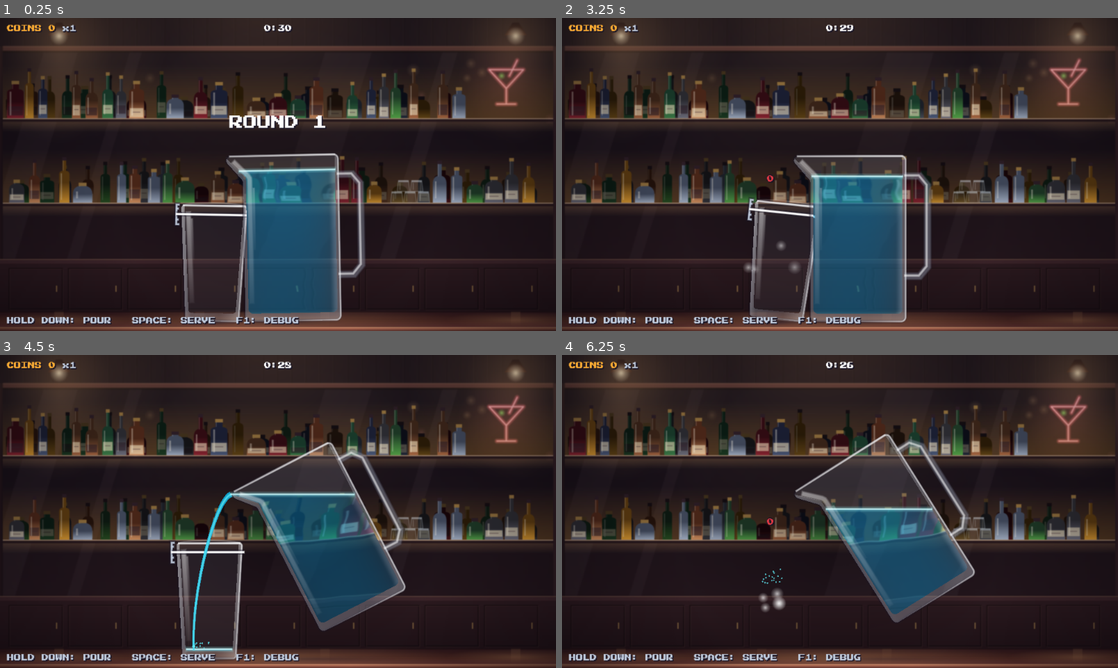
Above: before the commit, frames 1-4 (two rows, left to right).
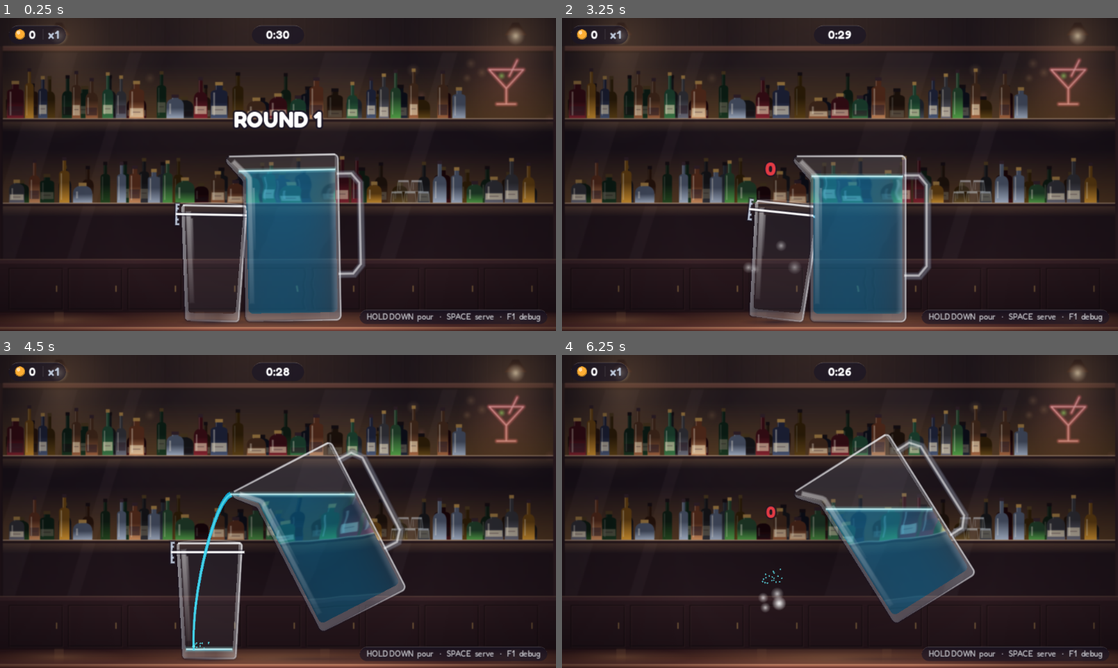
Above: after the commit, the same moments.

Repository: mihai-molnar/pour-game
Game: Godot game, scene res://main.tscn
The game is run twice, just before and just after one commit, with the same random seed, the same clock (stepped at 60 frames per second) and the same inputs.
Inputs:
- Up to frame 1 (0.25 s): no input
- Up to frame 2 (3.25 s): tap Space at 0.77, 1.52, 3.02 s; hold Down 1.28-2.03 s
- Up to frame 3 (4.5 s): hold Down from 3.53 s (still down); tap Space at 3.77 s
- Up to frame 4 (6.25 s): tap Space at 4.52, 6.02 s; release Down at 5.78 s

The runs differ from the first frame. In frame 1, 2.9% of the frame differs, in the area x 1-99%, y 2-98%; in frame 2, 2.3%; in frame 3, 2.3%; in frame 4, 2.3%.

Commit message:
feat: rounded HUD and summary in Fredoka
Co-Authored-By: Claude Opus 5.5 <noreply@anthropic.com>

Diff:
--- a/hud.gd
+++ b/hud.gd
@@ -1,22 +1,34 @@
 class_name Hud
 extends CanvasLayer
 ## Everything drawn over the game: timer, coins, streak multiplier, result
-## popups, banners, the key hint and the F1 debug readout. Purely visual — it
-## never drives game logic (its tweens only animate labels).
-
-const FONT := preload("res://fonts/PressStart2P-Regular.ttf")
+## popups, banners, the key hint and the F1 debug readout, in soft dark pills
+## set in Fredoka. Purely visual — it never drives game logic (its tweens only
+## animate labels). Laid out by hand in the 640x360 HUD space (not with
+## containers) so positions are known the moment they change.
+
+const FONT_FILE := preload("res://fonts/Fredoka.ttf")
 const SCREEN_W := 640.0
-## Press Start 2P at 8 px is monospaced: every glyph is 8 px wide.
-const CHAR_W := 8.0
+const SIZE := 14
+const HINT_SIZE := 9
+const POPUP_SIZE := 22
+const BANNER_SIZE := 26
+## Pills: top-left corner of the coin pill, their height, inner padding.
+const PILL_AT := Vector2(10, 8)
+const PILL_H := 22.0
+const PILL_PAD := 8.0
+## Gap between the coin count and the multiplier (a thin divider sits in it).
+const STREAK_GAP := 13.0
 ## Where a grown multiplier pops up before flying to the coin counter, and how big.
 const STREAK_POP_AT := Vector2(320, 64)
-const STREAK_POP_SCALE := 4.0
+const STREAK_POP_SCALE := 3.0
 ## Popup colour per scoring step; anything else (MISS, SPILL) is red.
 const BAND_COLORS := {
 	Scoring.PERFECT: Palette.GOLD,
 	Scoring.GOOD: Palette.GREEN,
 	Scoring.GOOD_ENOUGH: Palette.FROST,
 }
+
+static var _fonts := {}
 
 var root: Control
 var timer_label: Label
@@ -28,11 +40,40 @@
 var hint_label: Label
 var debug_label: Label
 
-var _streak_pos := Vector2(72, 8)  # right after "COINS 0"; set_coins keeps it there
+var _coin_pill: Panel
+var _divider: ColorRect
+var _timer_pill: Panel
+var _hint_pill: Panel
+var _streak_pos := Vector2.ZERO  # right after the coin count; set_coins keeps it there
 var _streak_mult := 1.0
 var _streak_tween: Tween
 var _shaking := false
 var _banner_tween: Tween
+
+
+## Fredoka at `weight` (it is a variable font; 300 light to 700 bold).
+static func font(weight := 600) -> FontVariation:
+	if not _fonts.has(weight):
+		var f := FontVariation.new()
+		f.base_font = FONT_FILE
+		f.variation_opentype = {TextServerManager.get_primary_interface().name_to_tag("wght"): weight}
+		_fonts[weight] = f
+	return _fonts[weight]
+
+
+## The soft dark pill behind HUD text (the round summary reuses it, less round).
+static func pill_style(radius := 11) -> StyleBoxFlat:
+	var s := StyleBoxFlat.new()
+	s.bg_color = Color(Palette.INK, 0.62)
+	s.set_corner_radius_all(radius)
+	s.border_width_top = 1
+	s.border_color = Color(Palette.WHITE, 0.07)
+	s.anti_aliasing = true
+	return s
+
+
+static func text_width(text: String, size: int, weight := 600) -> float:
+	return font(weight).get_string_size(text, HORIZONTAL_ALIGNMENT_LEFT, -1, size).x
 
 
 func _ready() -> void:
@@ -40,34 +81,71 @@
 	root.set_anchors_preset(Control.PRESET_FULL_RECT)
 	root.mouse_filter = Control.MOUSE_FILTER_IGNORE
 	var theme := Theme.new()
-	theme.default_font = FONT
-	theme.default_font_size = 8
+	theme.default_font = font()
+	theme.default_font_size = SIZE
 	root.theme = theme
 	add_child(root)
-	coins_label = make_label(Vector2(8, 8), Palette.GOLD)
-	timer_label = make_label(Vector2(0, 8), Palette.WHITE)
-	timer_label.size = Vector2(SCREEN_W, 8)
+	_coin_pill = _pill(Rect2(PILL_AT, Vector2(80, PILL_H)))
+	var coin := Coin.new()
+	coin.position = PILL_AT + Vector2(PILL_PAD - 1.0, (PILL_H - 12.0) * 0.5)
+	coin.size = Vector2(12, 12)
+	root.add_child(coin)
+	coins_label = make_label(Vector2(PILL_AT.x + PILL_PAD + 15.0, PILL_AT.y), Palette.WHITE)
+	coins_label.size.y = PILL_H
+	coins_label.vertical_alignment = VERTICAL_ALIGNMENT_CENTER
+	_divider = ColorRect.new()
+	_divider.color = Color(Palette.WHITE, 0.15)
+	_divider.size = Vector2(1, PILL_H - 10.0)
+	root.add_child(_divider)
+	streak_label = make_label(Vector2.ZERO, Palette.FROST)
+	streak_label.size.y = PILL_H
+	streak_label.vertical_alignment = VERTICAL_ALIGNMENT_CENTER
+	streak_label.text = format_mult(1.0)
+	_timer_pill = _pill(Rect2(SCREEN_W * 0.5 - 30.0, PILL_AT.y, 60.0, PILL_H))
+	timer_label = make_label(_timer_pill.position, Palette.WHITE)
+	timer_label.size = _timer_pill.size
 	timer_label.horizontal_alignment = HORIZONTAL_ALIGNMENT_CENTER
-	streak_label = make_label(_streak_pos, Palette.FROST)
-	streak_label.text = format_mult(1.0)
-	banner_label = make_label(Vector2(0, 112), Palette.WHITE)
-	banner_label.size = Vector2(SCREEN_W, 16)
+	timer_label.vertical_alignment = VERTICAL_ALIGNMENT_CENTER
+	banner_label = make_label(Vector2(0, 100), Palette.WHITE)
+	banner_label.size = Vector2(SCREEN_W, 70)
 	banner_label.horizontal_alignment = HORIZONTAL_ALIGNMENT_CENTER
-	banner_label.add_theme_font_size_override("font_size", 16)
+	banner_label.add_theme_font_override("font", font(700))
+	banner_label.add_theme_font_size_override("font_size", BANNER_SIZE)
+	banner_label.add_theme_color_override("font_outline_color", Color(Palette.INK, 0.85))
+	banner_label.add_theme_constant_override("outline_size", 8)
 	banner_label.visible = false
-	hint_label = make_label(Vector2(8, 344), Palette.FROST)
-	debug_label = make_label(Vector2(8, 24), Palette.FROST)
+	_hint_pill = _pill(Rect2(SCREEN_W - PILL_AT.x - 100.0, 360.0 - 8.0 - 17.0, 100.0, 17.0))
+	hint_label = make_label(_hint_pill.position + Vector2(PILL_PAD, 0), Color(Palette.WHITE, 0.7))
+	hint_label.size.y = 17.0
+	hint_label.horizontal_alignment = HORIZONTAL_ALIGNMENT_CENTER
+	hint_label.vertical_alignment = VERTICAL_ALIGNMENT_CENTER
+	hint_label.add_theme_font_override("font", font(500))
+	hint_label.add_theme_font_size_override("font_size", HINT_SIZE)
+	debug_label = make_label(Vector2(12, 38), Palette.FROST)
+	debug_label.add_theme_font_size_override("font_size", HINT_SIZE)
 	debug_label.visible = false
+	set_coins(0)
+
+
+func _pill(rect: Rect2) -> Panel:
+	var p := Panel.new()
+	p.position = rect.position
+	p.size = rect.size
+	p.mouse_filter = Control.MOUSE_FILTER_IGNORE
+	p.add_theme_stylebox_override("panel", pill_style())
+	root.add_child(p)
+	return p
 
 
 func make_label(pos: Vector2, color: Color) -> Label:
 	var l := Label.new()
 	l.position = pos
+	l.mouse_filter = Control.MOUSE_FILTER_IGNORE
 	l.add_theme_color_override("font_color", color)
-	l.add_theme_color_override("font_shadow_color", Palette.INK)
-	l.add_theme_constant_override("shadow_offset_x", 1)
+	l.add_theme_color_override("font_shadow_color", Color(Palette.INK, 0.6))
+	l.add_theme_constant_override("shadow_offset_x", 0)
 	l.add_theme_constant_override("shadow_offset_y", 1)
-	l.add_theme_constant_override("line_spacing", 4)
+	l.add_theme_constant_override("line_spacing", 2)
 	root.add_child(l)
 	return l
 
@@ -97,10 +175,17 @@
 
 
 func set_coins(total: int) -> void:
-	coins_label.text = "COINS %d" % total
-	_streak_pos = coins_label.position + Vector2((coins_label.text.length() + 1) * CHAR_W, 0)
+	coins_label.text = str(total)
+	var count_end := coins_label.position.x + text_width(coins_label.text, SIZE)
+	_streak_pos = Vector2(count_end + STREAK_GAP, PILL_AT.y)
+	_divider.position = Vector2(count_end + STREAK_GAP * 0.5, PILL_AT.y + 5.0)
 	if not _shaking:
 		streak_label.position = _streak_pos
+	_fit_coin_pill()
+
+
+func _fit_coin_pill() -> void:
+	_coin_pill.size.x = _streak_pos.x + text_width(format_mult(_streak_mult), SIZE) + PILL_PAD - PILL_AT.x
 
 
 ## The streak multiplier, right after the coin counter: dim at x1, gold above.
@@ -120,8 +205,10 @@
 	_streak_tween = create_tween()
 	if grew:
 		var text := format_mult(mult)
-		var size := Vector2(text.length() * CHAR_W, CHAR_W)
+		var size := Vector2(text_width(text, SIZE), PILL_H)
 		streak_flyer = make_label(STREAK_POP_AT - size * 0.5, Palette.GOLD)
+		streak_flyer.size = size
+		streak_flyer.vertical_alignment = VERTICAL_ALIGNMENT_CENTER
 		streak_flyer.text = text
 		streak_flyer.pivot_offset = size * 0.5
 		streak_flyer.scale = Vector2.ZERO
@@ -146,6 +233,7 @@
 	streak_label.text = format_mult(_streak_mult)
 	streak_label.position = _streak_pos
 	streak_label.add_theme_color_override("font_color", Palette.GOLD if _streak_mult > 1.0 else Palette.FROST)
+	_fit_coin_pill()
 
 
 func _stop_streak_animation() -> void:
@@ -167,13 +255,18 @@
 	var coins: int = result.coins
 	var text := "%+d" % coins if coins != 0 else "0"
 	var color: Color = BAND_COLORS.get(result.band, Palette.RED)
-	var label := make_label(at - Vector2(100, 0), color)
-	label.size = Vector2(200, 8)
-	label.add_theme_color_override("font_outline_color", Palette.INK)
-	label.add_theme_constant_override("outline_size", 3)
+	var label := make_label(at - Vector2(100, POPUP_SIZE), color)
+	label.size = Vector2(200, POPUP_SIZE * 1.4)
+	label.add_theme_font_override("font", font(700))
+	label.add_theme_font_size_override("font_size", POPUP_SIZE)
+	label.add_theme_color_override("font_outline_color", Color(Palette.INK, 0.8))
+	label.add_theme_constant_override("outline_size", 6)
 	label.horizontal_alignment = HORIZONTAL_ALIGNMENT_CENTER
 	label.text = text
+	label.pivot_offset = label.size * 0.5
+	label.scale = Vector2.ONE * 0.6
 	var tw := create_tween().set_parallel()
+	tw.tween_property(label, "scale", Vector2.ONE, 0.25).set_trans(Tween.TRANS_BACK).set_ease(Tween.EASE_OUT)
 	tw.tween_property(label, "position:y", label.position.y - 24.0, 1.4).set_ease(Tween.EASE_OUT).set_trans(Tween.TRANS_CUBIC)
 	tw.tween_property(label, "modulate:a", 0.0, 0.5).set_delay(0.9)
 	tw.chain().tween_callback(label.queue_free)
@@ -192,8 +285,14 @@
 	_banner_tween.tween_callback(banner_label.hide)
 
 
+## The key hint, in a pill in the bottom-right corner (clear of the glass and the pourer).
 func set_hint(text: String) -> void:
 	hint_label.text = text
+	var w := text_width(text, HINT_SIZE, 500) + PILL_PAD * 2.0
+	_hint_pill.size.x = w
+	_hint_pill.position.x = SCREEN_W - PILL_AT.x - w
+	hint_label.position.x = _hint_pill.position.x
+	hint_label.size.x = w
 
 
 func toggle_debug() -> void:
@@ -206,3 +305,13 @@
 
 func set_debug(text: String) -> void:
 	debug_label.text = text
+
+
+## The coin icon in the coin pill: a small gold disc with a rim and a shine.
+class Coin extends Control:
+	func _draw() -> void:
+		var c := size * 0.5
+		var r := minf(size.x, size.y) * 0.5
+		draw_circle(c, r, Palette.GOLD.darkened(0.35))
+		draw_circle(c + Vector2(0, -0.4), r - 1.0, Palette.GOLD)
+		draw_circle(c + Vector2(-r * 0.3, -r * 0.35), r * 0.35, Color(Palette.WHITE, 0.55))
--- a/main.gd
+++ b/main.gd
@@ -34,7 +34,7 @@
 ## Result popups float this far above the glass's rim (world px).
 const POPUP_ABOVE_RIM := 14.0
 const AUTOPLAY_SUMMARY_WAIT := 1.5
-const HINT := "HOLD DOWN: POUR   SPACE: SERVE   F1: DEBUG"
+const HINT := "HOLD DOWN  pour   ·   SPACE  serve   ·   F1  debug"
 
 @onready var glass: Glass = $Glass
 @onready var pourer: Pourer = $Pourer
--- a/round_summary.gd
+++ b/round_summary.gd
@@ -1,12 +1,13 @@
 class_name RoundSummary
 extends CanvasLayer
 ## End-of-round screen: glasses, perfects, best streak, coins this round and
-## total. Space or clicking NEXT ROUND emits next_pressed and hides it.
+## total, on a rounded dark panel in the HUD's style. Space or clicking NEXT
+## ROUND emits next_pressed and hides it.
 
 signal next_pressed
 
-const FONT := preload("res://fonts/PressStart2P-Regular.ttf")
 const SCREEN_W := 640.0
+const PANEL := Rect2(200, 46, 240, 268)
 
 ## Seconds after show_results during which Space and the button are ignored, so
 ## a stray press from the last serve doesn't skip the results.
@@ -14,7 +15,8 @@
 var _shown_at_msec := 0
 
 var _title: Label
-var _body: Label
+var _names: Label
+var _values: Label
 var _button: Button
 
 
@@ -22,37 +24,53 @@
 	var root := Control.new()
 	root.set_anchors_preset(Control.PRESET_FULL_RECT)
 	var theme := Theme.new()
-	theme.default_font = FONT
-	theme.default_font_size = 8
+	theme.default_font = Hud.font()
+	theme.default_font_size = 13
 	root.theme = theme
 	add_child(root)
 	var dim := ColorRect.new()
 	dim.set_anchors_preset(Control.PRESET_FULL_RECT)
-	dim.color = Color(Palette.INK, 0.8)
+	dim.color = Color(Palette.INK, 0.55)
 	root.add_child(dim)
-	_title = _centered_label(root, 96.0, Palette.GOLD, 16)
-	_body = _centered_label(root, 136.0, Palette.FROST, 8)
+	var panel := Panel.new()
+	panel.position = PANEL.position
+	panel.size = PANEL.size
+	var style := Hud.pill_style(14)
+	style.bg_color = Color(Palette.INK, 0.92)
+	panel.add_theme_stylebox_override("panel", style)
+	root.add_child(panel)
+	_title = _label(root, Rect2(PANEL.position.x, PANEL.position.y + 16.0, PANEL.size.x, 30.0), Palette.GOLD, HORIZONTAL_ALIGNMENT_CENTER)
+	_title.add_theme_font_override("font", Hud.font(700))
+	_title.add_theme_font_size_override("font_size", 22)
+	var rows := Rect2(PANEL.position.x + 28.0, PANEL.position.y + 58.0, PANEL.size.x - 56.0, 110.0)
+	_names = _label(root, rows, Palette.FROST, HORIZONTAL_ALIGNMENT_LEFT)
+	_values = _label(root, rows, Palette.WHITE, HORIZONTAL_ALIGNMENT_RIGHT)
 	_button = Button.new()
-	_button.text = "NEXT ROUND (SPACE)"
-	_button.flat = true
+	_button.text = "NEXT ROUND  (SPACE)"
 	_button.focus_mode = Control.FOCUS_NONE
-	_button.add_theme_color_override("font_color", Palette.WHITE)
-	_button.add_theme_color_override("font_hover_color", Palette.GOLD)
-	_button.position = Vector2(SCREEN_W * 0.5 - 96.0, 248.0)
-	_button.size = Vector2(192, 16)
+	_button.add_theme_font_override("font", Hud.font(700))
+	_button.add_theme_color_override("font_color", Palette.INK)
+	_button.add_theme_color_override("font_hover_color", Palette.INK)
+	_button.add_theme_color_override("font_pressed_color", Palette.INK)
+	for state in ["normal", "hover", "pressed"]:
+		var b := Hud.pill_style(12)
+		b.bg_color = Palette.GOLD.lightened(0.15) if state == "hover" else Palette.GOLD
+		b.border_width_top = 0
+		_button.add_theme_stylebox_override(state, b)
+	_button.position = Vector2(SCREEN_W * 0.5 - 80.0, PANEL.end.y - 42.0)
+	_button.size = Vector2(160, 26)
 	_button.pressed.connect(_next)
 	root.add_child(_button)
 	visible = false
 
 
-func _centered_label(parent: Control, y: float, color: Color, font_size: int) -> Label:
+func _label(parent: Control, rect: Rect2, color: Color, align: HorizontalAlignment) -> Label:
 	var l := Label.new()
-	l.position = Vector2(0, y)
-	l.size = Vector2(SCREEN_W, font_size)
-	l.horizontal_alignment = HORIZONTAL_ALIGNMENT_CENTER
+	l.position = rect.position
+	l.size = rect.size
+	l.horizontal_alignment = align
 	l.add_theme_color_override("font_color", color)
-	l.add_theme_font_size_override("font_size", font_size)
-	l.add_theme_constant_override("line_spacing", 6)
+	l.add_theme_constant_override("line_spacing", 5)
 	parent.add_child(l)
 	return l
 
@@ -68,10 +86,13 @@
 		["", ""],
 		["TOTAL", str(total_coins)],
 	]
-	var lines: Array[String] = []
+	var names: Array[String] = []
+	var values: Array[String] = []
 	for row in rows:
-		lines.append("%-12s%6s" % row)
-	_body.text = "\n".join(lines)
+		names.append(row[0])
+		values.append(row[1])
+	_names.text = "\n".join(names)
+	_values.text = "\n".join(values)
 	_shown_at_msec = Time.get_ticks_msec()
 	visible = true
 
@@ -84,8 +105,14 @@
 	visible = false
 
 
+## The rows as text, one "NAME  value" per line.
 func body_text() -> String:
-	return _body.text
+	var names := _names.text.split("\n")
+	var values := _values.text.split("\n")
+	var lines: Array[String] = []
+	for i in names.size():
+		lines.append(("%s  %s" % [names[i], values[i]]).strip_edges())
+	return "\n".join(lines)
 
 
 func _unhandled_input(event: InputEvent) -> void:
--- a/tools/checks/check_ui.gd
+++ b/tools/checks/check_ui.gd
@@ -27,10 +27,13 @@
 	hud.set_time(12.0)
 	eq(hud.timer_label.get_theme_color("font_color"), Palette.WHITE, "timer is white otherwise")
 	hud.set_coins(42)
-	eq(hud.coins_label.text, "COINS 42", "coins label")
-	eq(hud.streak_label.position, Vector2(80, 8), "the multiplier sits right after the coin counter")
+	eq(hud.coins_label.text, "42", "coins label: the number (a coin icon sits before it)")
+	var after_42 := hud.streak_label.position
+	expect(after_42.x >= hud.coins_label.position.x + hud.coins_label.get_minimum_size().x,
+		"the multiplier sits right after the coin counter (%s)" % after_42)
 	hud.set_coins(1234)
-	eq(hud.streak_label.position, Vector2(96, 8), "...and moves with it")
+	var after_1234 := hud.streak_label.position
+	expect(after_1234.x > after_42.x and after_1234.y == after_42.y, "...and moves with it (%s)" % after_1234)
 	hud.set_streak(1.0, false)
 	eq([hud.streak_label.text, hud.streak_label.get_theme_color("font_color")], ["x1", Palette.FROST], "x1 is dim")
 	hud.set_streak(1.2)
@@ -46,7 +49,7 @@
 	eq(hud.streak_label.text, "x1.2", "a reset first shakes the old value")
 	hud._streak_tween.custom_step(5.0)
 	eq([hud.streak_label.text, hud.streak_label.get_theme_color("font_color"), hud.streak_label.position],
-		["x1", Palette.FROST, Vector2(96, 8)], "...then turns into a dim x1 back in place")
+		["x1", Palette.FROST, after_1234], "...then turns into a dim x1 back in place")
 	hud.set_streak(1.5)
 	hud.set_streak(1.0, false)
 	eq([hud.streak_label.text, hud.streak_flyer], ["x1", null], "a quiet reset (new round) cancels any pop and shows x1")
Not shown, changed: fonts/Fredoka-OFL.txt
Binary file added: fonts/Fredoka.ttf
Not shown, changed: fonts/Fredoka.ttf.import
Binary file removed: fonts/PressStart2P-Regular.ttf
